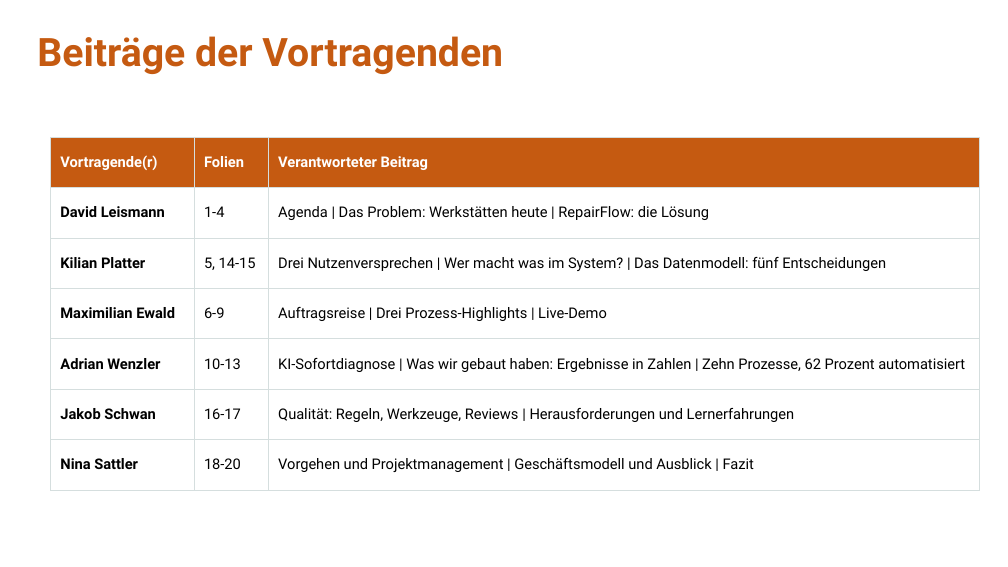
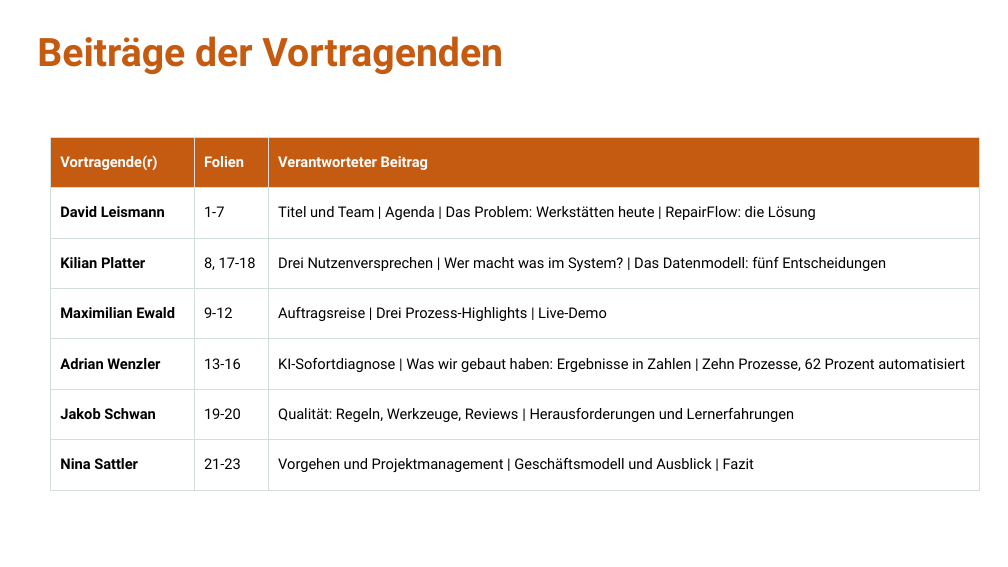
Before and after one commit to jakobschwan123-cmd/casestudy-semester-3, a slide deck: slide 24 of 4_praesentation/Abschlusspraesentation.pptx (slide 21 before the commit). Drawn at 1008x567 pixels with LibreOffice and Linux fonts; fonts in the diff are those of the drawing. Boxes give left, top, right and bottom in pixels: in the first picture for what was removed or moved away, otherwise in the second. Text is boxed around its words. In the diff, an @@ line names an element or a change of style, - is before the commit and + after.

Commit message:
praesentation: Davids Folien 1-7 uebernommen, Foliennummern im Sprechtext und auf Folie 24

```diff
--- a/4_praesentation/Abschlusspraesentation.pptx
+++ b/4_praesentation/Abschlusspraesentation.pptx
@@ table at (x1=50, y1=137, x2=980, y2=490) @@
-row 2, column 2: 1-4
+row 2, column 2: 1-7
-row 2, column 3: Agenda | Das Problem: Werkstätten heute | RepairFlow: die Lösung
+row 2, column 3: Titel und Team | Agenda | Das Problem: Werkstätten heute | RepairFlow: die Lösung
-row 3, column 2: 5, 14-15
+row 3, column 2: 8, 17-18
-row 4, column 2: 6-9
+row 4, column 2: 9-12
-row 5, column 2: 10-13
+row 5, column 2: 13-16
-row 6, column 2: 16-17
+row 6, column 2: 19-20
-row 7, column 2: 18-20
+row 7, column 2: 21-23
```
Also in this commit, not shown: 1 other slide changed, 6 slides added, 3 slides removed, 1 other file.
